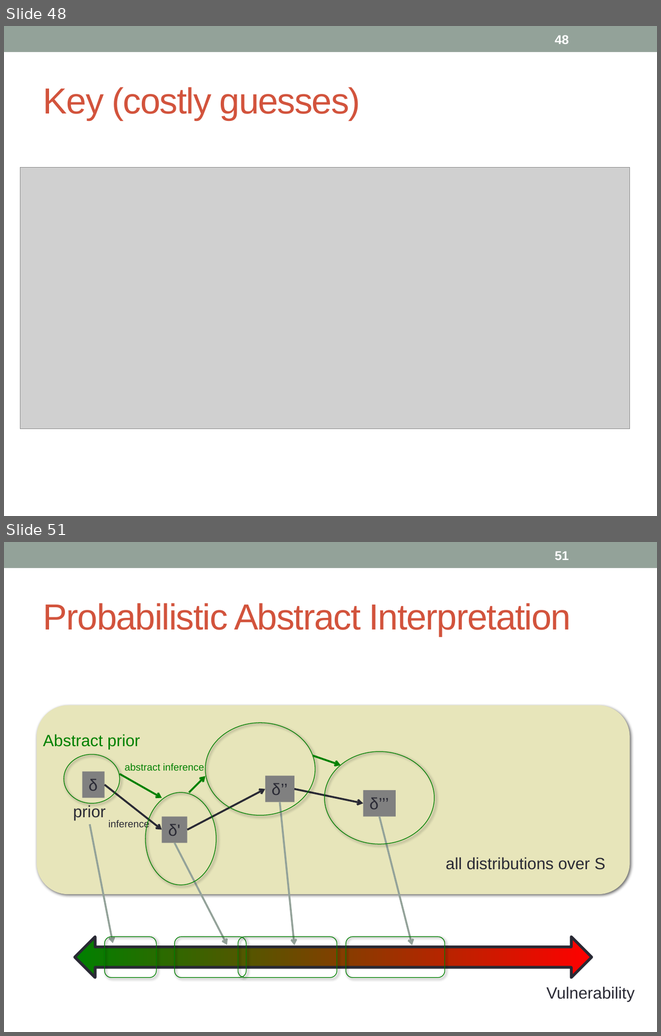
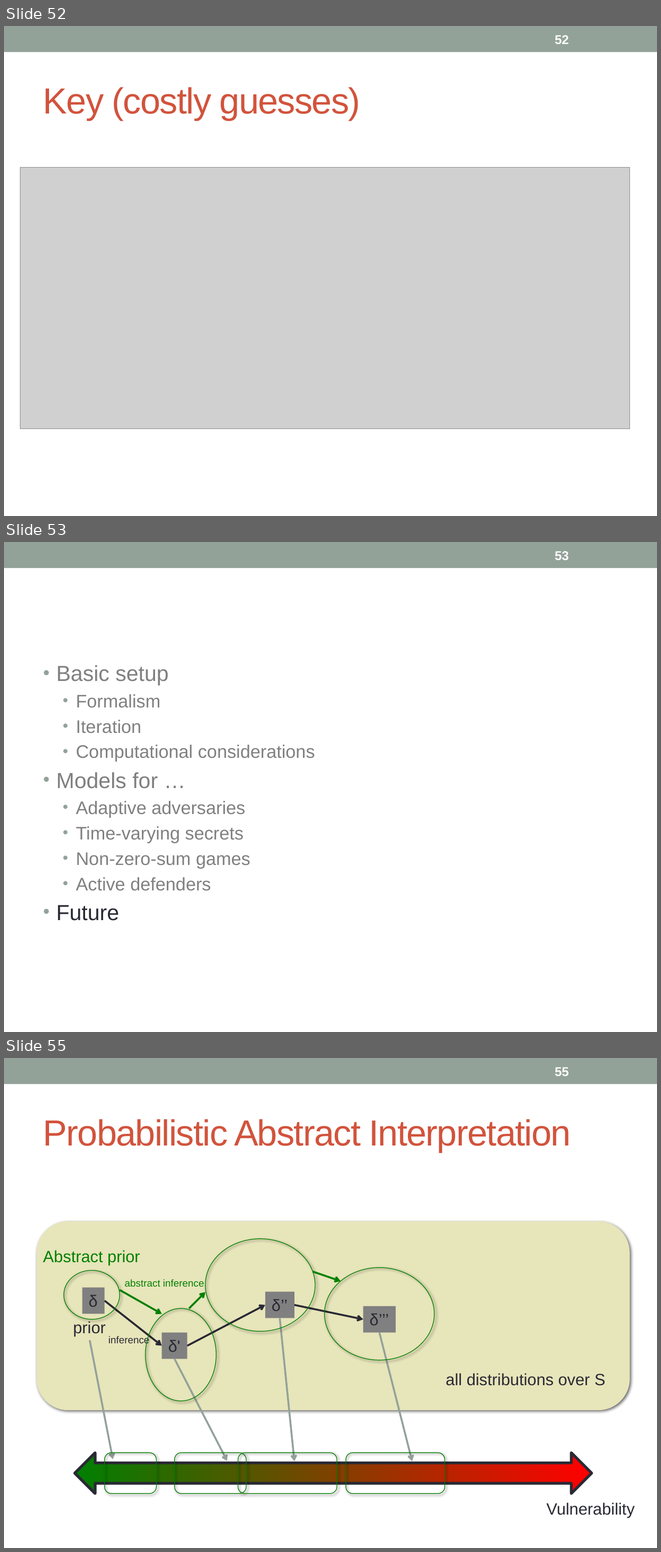
Before and after one commit to piotrm0/piotrm0.github.io, a slide deck: docs/mardziel15hcss.pres.pptx. Shown one above the other, each under a label of ours: slides 48 and 51 before the commit, slides 52, 53 and 55 after it; the slides between them are not shown. The pictures are 661x1036 and 661x1552 pixels, drawn with LibreOffice and Linux fonts; fonts in the diff are those of the drawing; grey boxes stand for pictures. Boxes give left, top, right and bottom in pixels: in the first picture for what was removed or moved away, otherwise in the second. Text is boxed around its words. In the diff, an @@ line names an element or a change of style, - is before the commit and + after.

```diff
--- a/docs/mardziel15hcss.pres.pptx
+++ b/docs/mardziel15hcss.pres.pptx
@@ slide 53 added at bbox=[4, 542, 657, 1032], background #FFFFFF; not listed: 1 template element that a slide beside it also shows @@
@@ page number added at bbox=[555, 551, 569, 560], 14 pt, text #FFFFFF, bold @@
+53
@@ text added at bbox=[56, 665, 315, 920], 20 pt, text #808080 @@
+• Basic setup
+  • Formalism
+  • Iteration
+  • Computational considerations
+• Models for …
+  • Adaptive adversaries
+  • Time-varying secrets
+  • Non-zero-sum games
+  • Active defenders
+• Future
@@ what was slide 48 is now slide 52 @@
@@ page number at bbox=[555, 35, 569, 44]: text changed @@
-48
+52
@@ what was slide 51 is now slide 55 @@
@@ page number at bbox=[555, 1067, 569, 1076]: text changed @@
-51
+55
```
Also in this commit, not shown: 40 slides changed, 5 other slides added, 2 slides removed, 1 other file.
